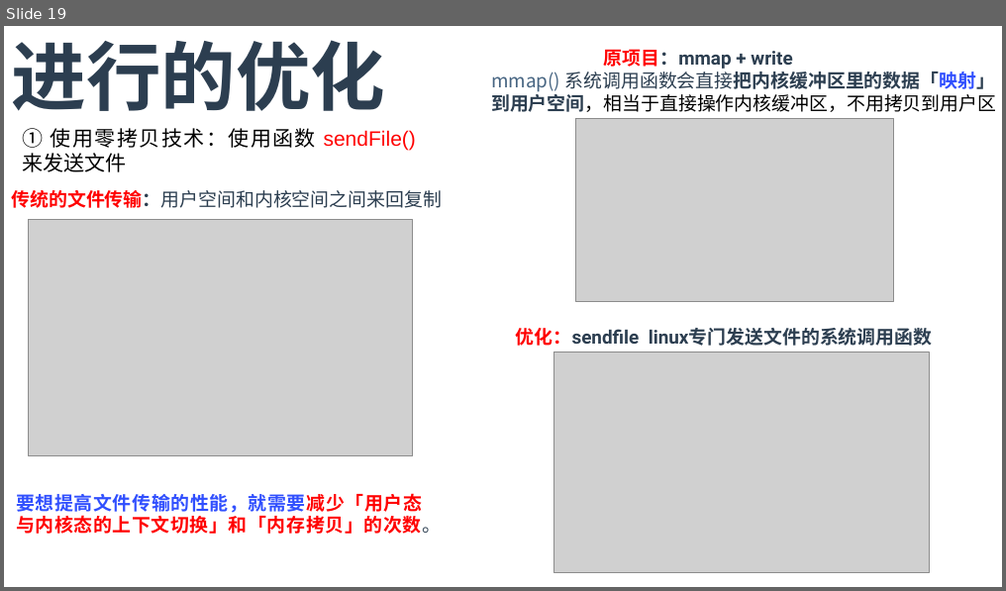
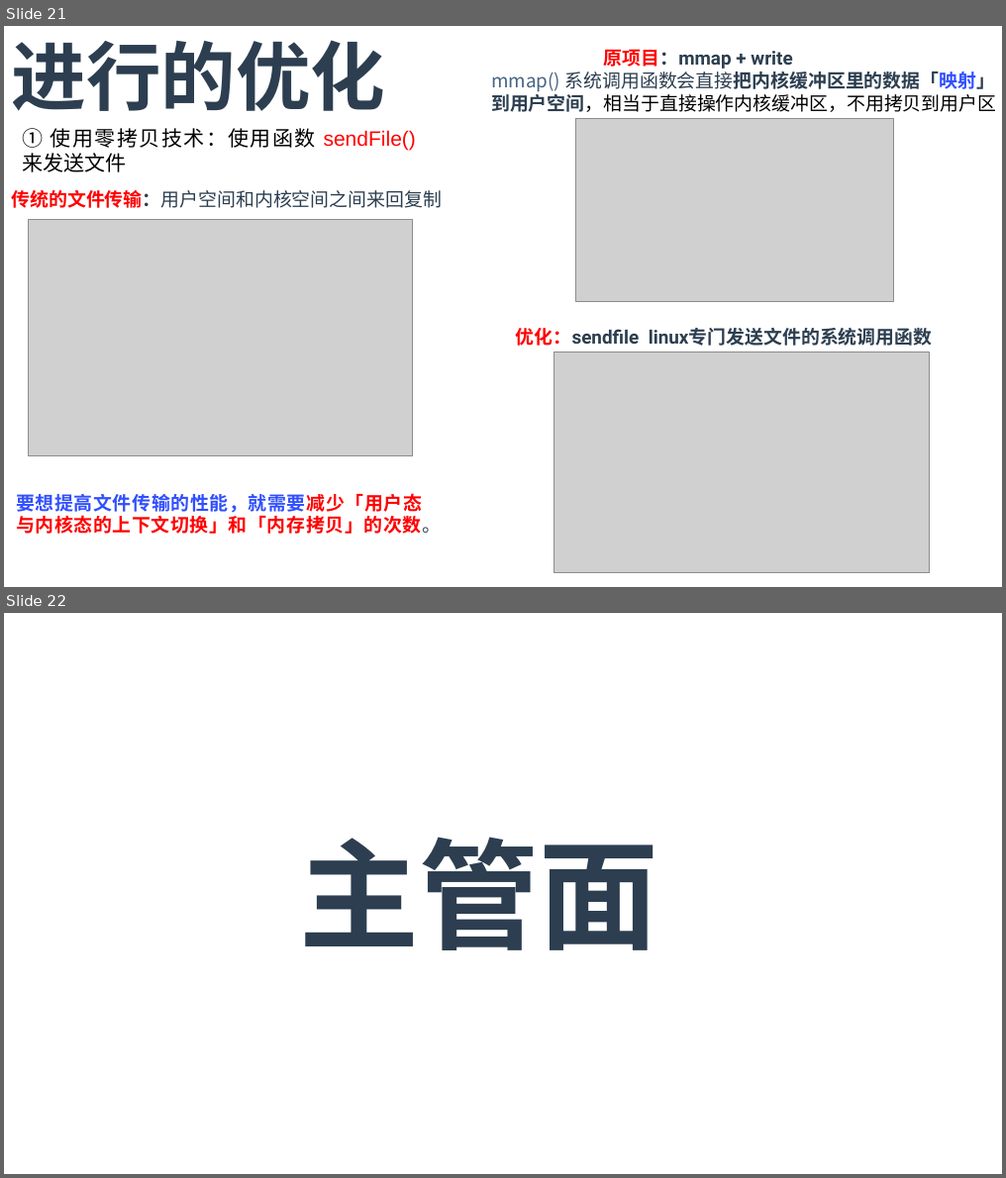
Before and after one commit to T0kisaki-Kurumi/LeetCode, a slide deck: 实习/面试.pptx. Shown one above the other, each under a label of ours: slide 19 before the commit, slides 21 and 22 after it. The pictures are 1006x591 and 1006x1178 pixels, drawn with LibreOffice and Linux fonts; fonts in the diff are those of the drawing; grey boxes stand for pictures. Boxes give left, top, right and bottom in pixels: in the first picture for what was removed or moved away, otherwise in the second. Text is boxed around its words. In the diff, an @@ line names an element or a change of style, - is before the commit and + after.

```diff
--- a/实习/面试.pptx
+++ b/实习/面试.pptx
@@ slide 22 added at (4, 613, 1002, 1174), background #FFFFFF @@
@@ text added at (300, 837, 658, 951), 115 pt, text #2C3E50, bold @@
+主管面
@@ what was slide 19 is now slide 21 @@
```
Also in this commit, not shown: 2 slides changed, 10 other slides added, 5 other files.
